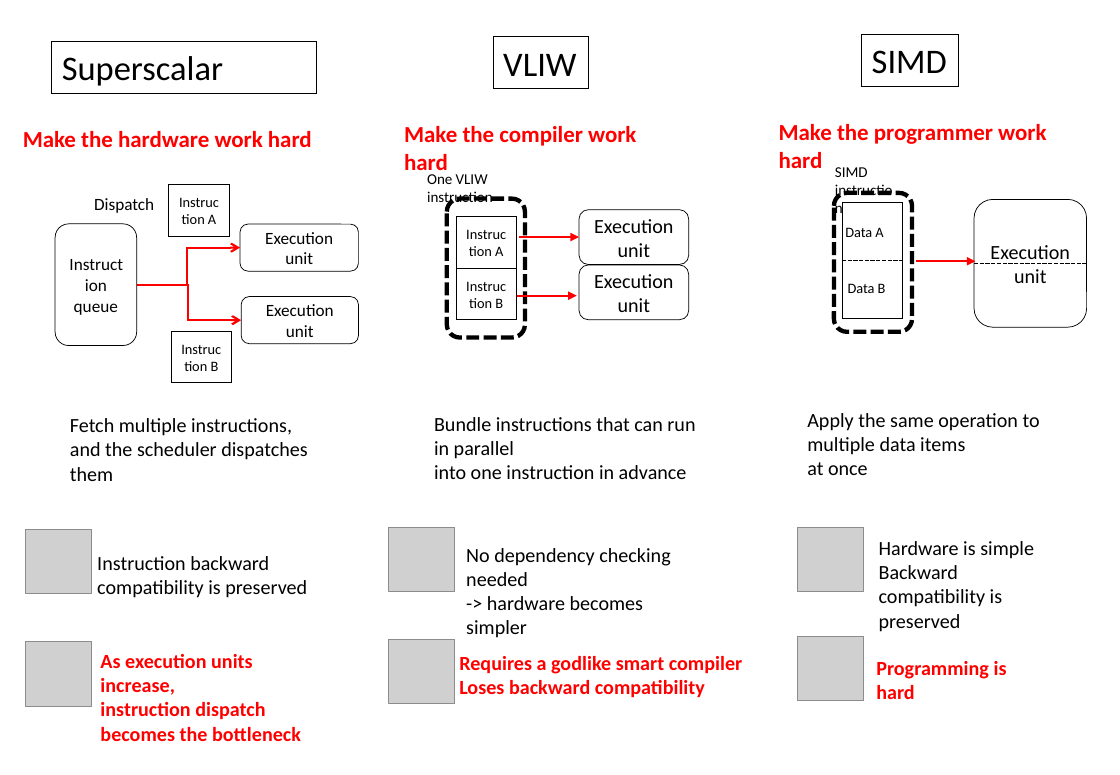
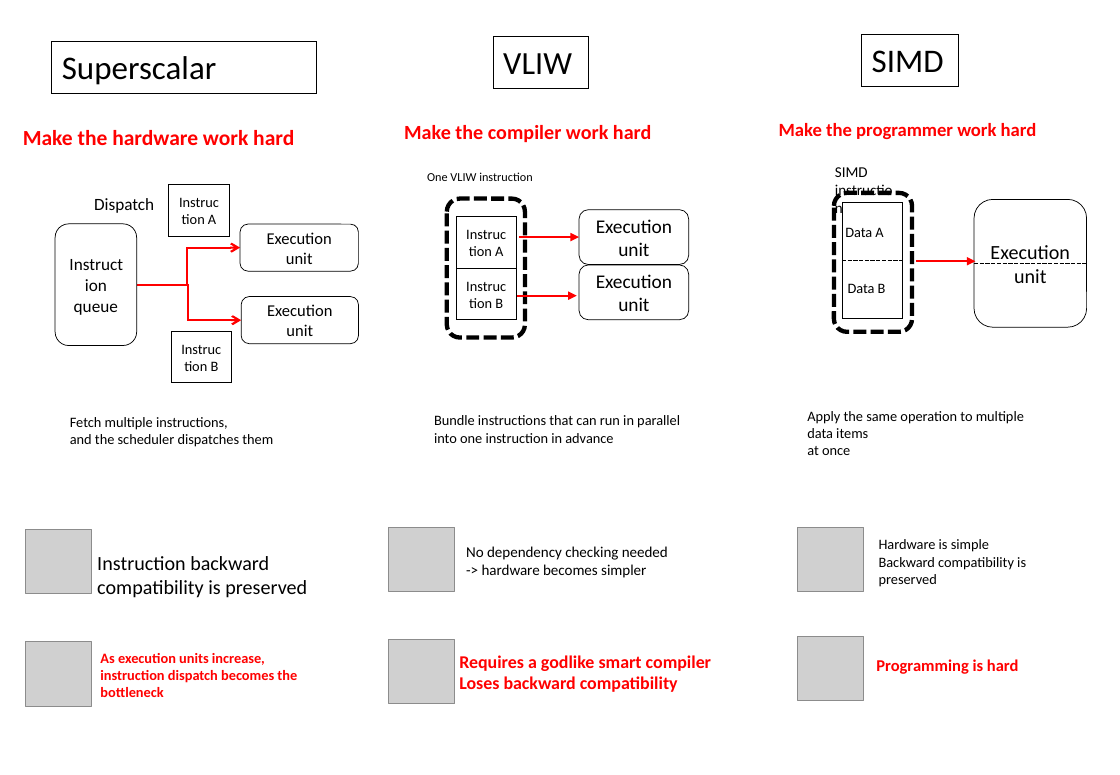
Before and after one commit to kaityo256/sevendayshpc, a slide deck: slide 2 of site-assets/sources/day7/fig-ja-en.pptx. Drawn at 1120x775 pixels with LibreOffice and Linux fonts; fonts in the diff are those of the drawing; grey boxes stand for pictures. Boxes give left, top, right and bottom in pixels: in the first picture for what was removed or moved away, otherwise in the second. Text is boxed around its words. In the diff, an @@ line names an element or a change of style, - is before the commit and + after.

Commit message:
Check translated figure slide layouts

```diff
--- a/site-assets/sources/day7/fig-ja-en.pptx
+++ b/site-assets/sources/day7/fig-ja-en.pptx
@@ rectangle "Superscalar" at (x1=52, y1=41, x2=316, y2=93): size 24 to 23 pt @@
@@ text "SIMD instruction" rewrapped from (x1=427, y1=50, x2=947, y2=206) to (x1=479, y1=50, x2=944, y2=181) @@
@@ rectangle "VLIW" at (x1=493, y1=37, x2=588, y2=89): size 24 to 22.5 pt @@
@@ rectangle "SIMD" at (x1=861, y1=34, x2=958, y2=86): size 24 to 23 pt @@
@@ text "Make the compiler work hard" at (x1=404, y1=125, x2=651, y2=142): size 16 to 14 pt @@
@@ text "Make the programmer work hard" at (x1=779, y1=123, x2=1037, y2=139): size 16 to 13 pt @@
@@ text "Make the hardware work hard" at (x1=23, y1=130, x2=294, y2=145): size 16 to 15 pt @@
@@ text "One VLIW instruction" at (x1=427, y1=173, x2=476, y2=181): size 10.5 to 8.5 pt @@
@@ rounded rectangle "Execution" at (x1=240, y1=224, x2=358, y2=272): size 12 to 11.5 pt @@
@@ rounded rectangle "Execution" at (x1=579, y1=210, x2=689, y2=265): size 14 to 13.5 pt @@
@@ rounded rectangle "Execution" at (x1=579, y1=265, x2=689, y2=320): size 14 to 13.5 pt @@
@@ rounded rectangle "Execution" at (x1=241, y1=297, x2=358, y2=344): size 12 to 11.5 pt @@
@@ size 14 to 10 pt in 5 elements at (x1=100, y1=653, x2=297, y2=697), (x1=879, y1=539, x2=1026, y2=587), (x1=70, y1=417, x2=273, y2=447), (x1=434, y1=415, x2=680, y2=443), (x1=807, y1=411, x2=1024, y2=455) @@
@@ text "No dependency checking needed" at (x1=466, y1=546, x2=668, y2=578): size 14 to 10.5 pt @@
@@ text "Requires a godlike smart compiler" at (x1=459, y1=655, x2=711, y2=692): size 14 to 12.5 pt @@
@@ text "Programming is hard" at (x1=876, y1=659, x2=1019, y2=674): size 14 to 11.5 pt @@
```
Also in this commit, not shown: 1 other slide changed, 8 other files.
